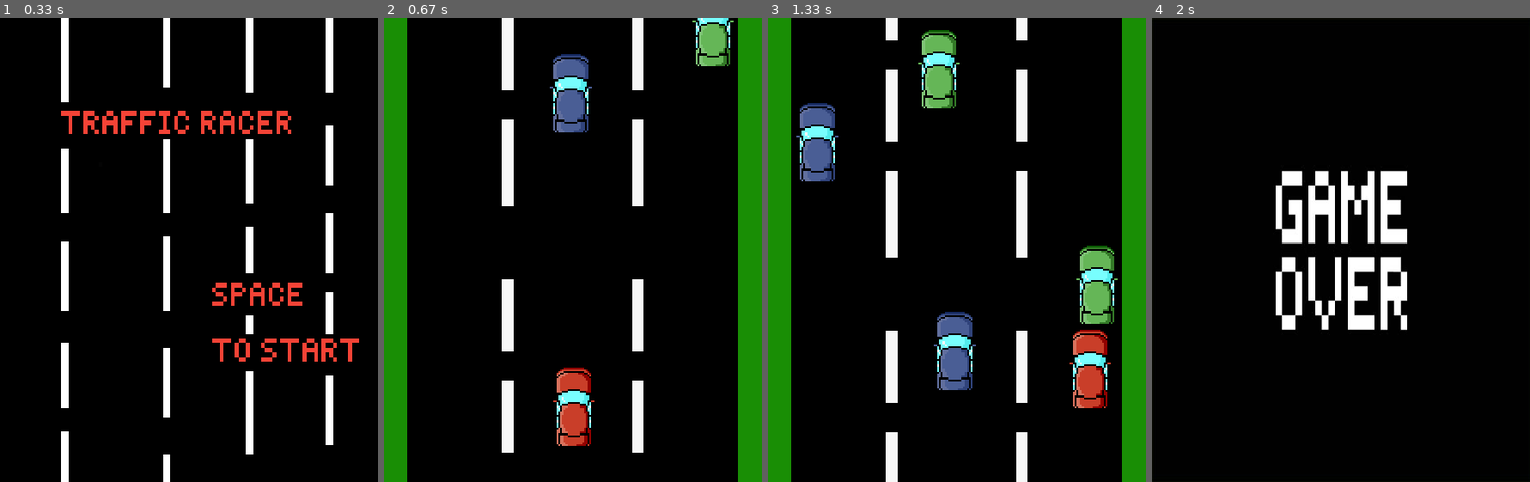
Above: before the commit, frames 1-4 (left to right).
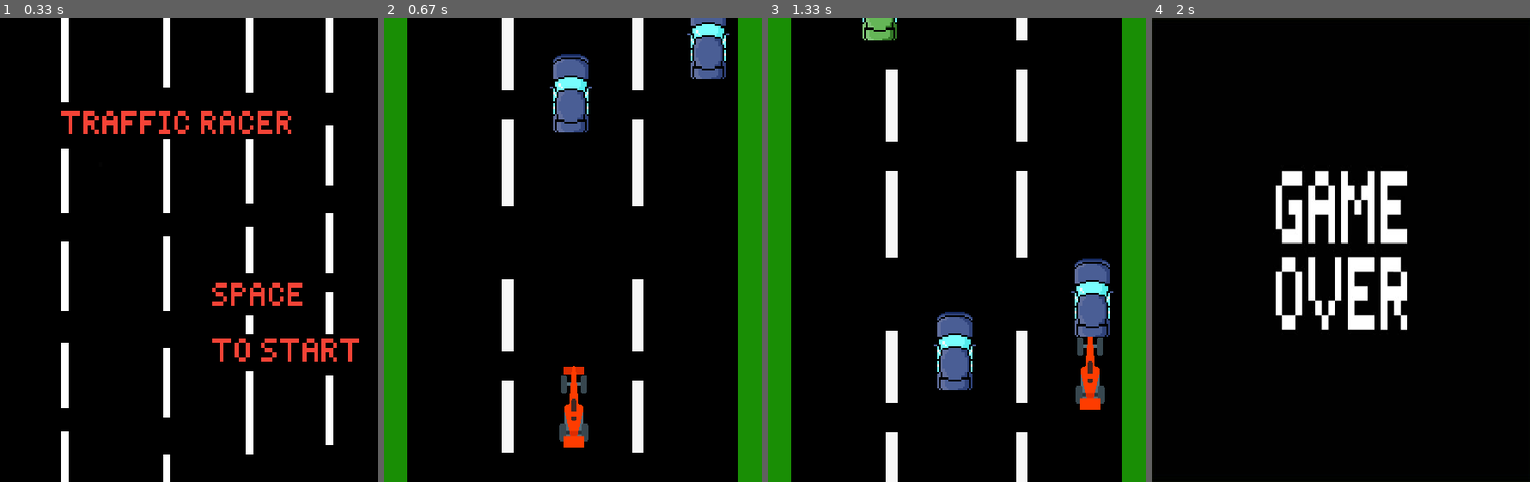
Above: after the commit, the same moments.

Repository: joaobueno16/Projeto_final_dessoft
Game: pygame game, started from Codigo_pygame.py
Two runs of this game, one before a commit and one after it. Both use one fixed random seed, a clock stepped at 60 frames per second and the inputs below.
Inputs:
- Up to frame 1 (0.33 s): no input
- Up to frame 2 (0.67 s): tap Space at 0.33 s
- Up to frame 3 (1.33 s): hold Right 0.67-1.13 s; hold Up from 1.17 s (still down)
- Up to frame 4 (2 s): release Up at 1.47 s

Frame 1 is identical in both runs. In frame 2, 2.6% of the frame differs, in the area x 44-93%, y 0-93%; in frame 3, 6.0%, in the area x 7-93%, y 0-85%; in frame 4, nothing differs.

Commit message:
mudei o player

Diff:
--- a/Codigo_pygame.py
+++ b/Codigo_pygame.py
@@ -275,7 +275,7 @@
 mobs = pygame.sprite.Group()
 
 # Cria 8 carros aleatorios e adiciona no grupo carros aleatorios
-for i in range(3):
+for i in range(1):
         m = Mob()
         all_sprites.add(m)
         mobs.add(m)
@@ -316,7 +316,7 @@
                 mobs.add(amob)
                 if len(hit2)>0:
                     amob.kill()
-        if len(mobs)<6:
+        if len(mobs)<5:
 
            novo_mob = Mob()
            mobs.add(novo_mob)
Binary file changed: img_dir/Player.png
Not shown, changed: .DS_Store
